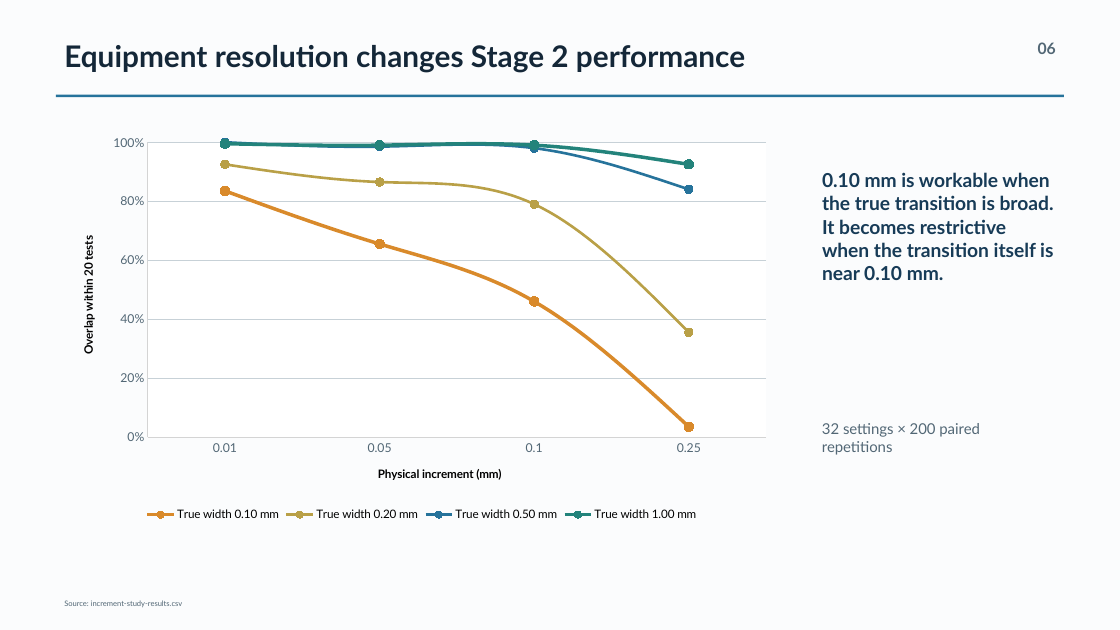
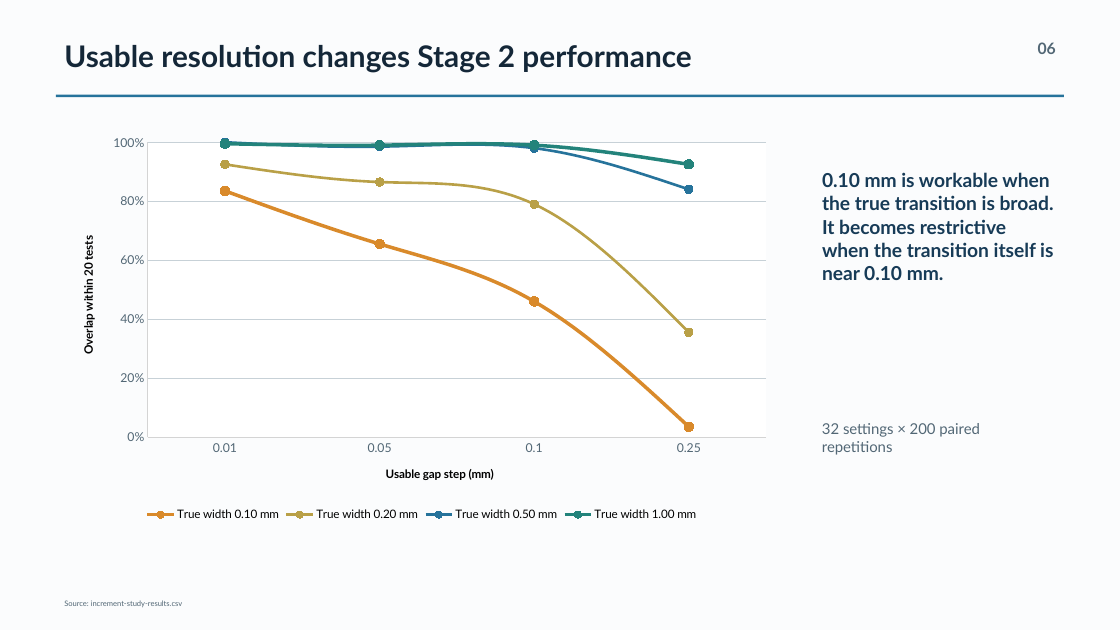
Before and after one commit to xCloudy75z/CHATGPT-Neyer, a slide deck: slide 6 of delivery/Neyer_Gap_Test_v1_9_Presentation.pptx. Drawn at 1120x630 pixels with LibreOffice and Linux fonts; fonts in the diff are those of the drawing. Boxes give left, top, right and bottom in pixels: in the first picture for what was removed or moved away, otherwise in the second. Text is boxed around its words. In the diff, an @@ line names an element or a change of style, - is before the commit and + after.

Commit message:
Finalize physical gap rules and v1.9 delivery

```diff
--- a/delivery/Neyer_Gap_Test_v1_9_Presentation.pptx
+++ b/delivery/Neyer_Gap_Test_v1_9_Presentation.pptx
@@ text at (64,45,691,73): text changed @@
-Equipment resolution changes Stage 2 performance
+Usable resolution changes Stage 2 performance
@@ line chart at (63,127,781,525) @@
@@ category axis title "Physical increment (mm) " to "Usable gap step (mm) " @@
```
Also in this commit, not shown: 6 other slides changed, 27 other files.
